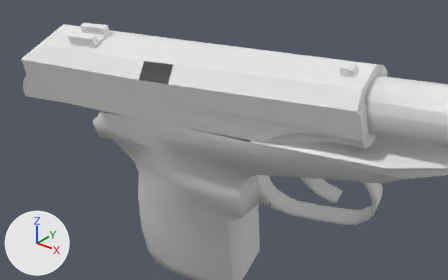
A saved change to the OBJ model Vertex_Animation_Compiler/Assets/Makarov_Pistol_Reload194.obj.
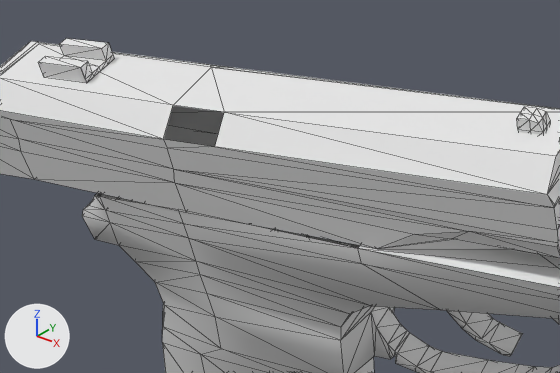
There are two pictures of each version: one whole from a camera (50 mm lens) standing at (0.5005, -0.2738, 0.0263) and looking at (0.3846, -0.129, -0.0634), one close up on the part from 10% to 81% of the width and 0% to 76% of the height. Every picture has the same lights, and +X, +Y and +Z are marked at lower left. The close-ups show mesh edges as thin lines. Where no turn or scale is listed for an object, it has been applied to the vertices.

Names of what the first close-up shows: 'Rest_of_the_gun_Sphere', 'Top_Slider_Sphere.001'.
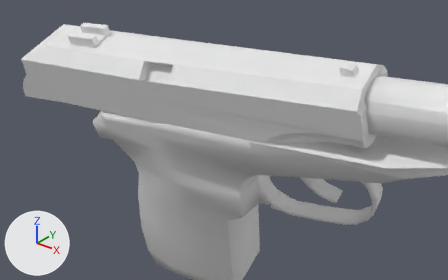
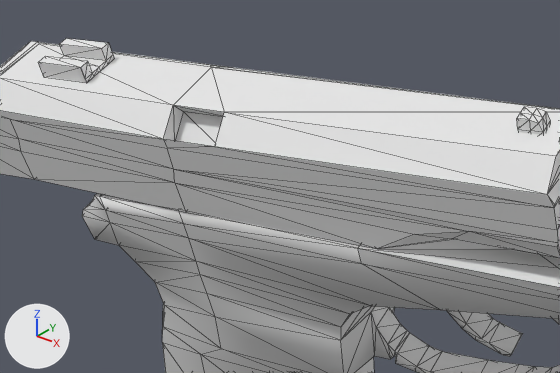
The edits, one by one:
me_rest_of_the_gun_sphere has 272 vertices, 519 faces and spans x 0.322..0.473, y -0.138..-0.081, z -0.152..-0.033.
me_rest_of_the_gun_sphere is used by ob_rest_of_the_gun_sphere; location (0.0, 0.0, 0.0).
Verts and faces of me_rest_of_the_gun_sphere; kept vertices keep their numbers, new ones are numbered from 272.
Before the commit, vertices of me_rest_of_the_gun_sphere: 164 (0.392, -0.106, -0.053), 166 (0.333, -0.138, -0.064) at pixel (94, 195), 175 (0.335, -0.138, -0.064) at pixel (99, 196), 178 (0.395, -0.13, -0.061) at pixel (357, 248), 179 (0.355, -0.135, -0.062) at pixel (178, 209).
Before the commit, vertices of me_rest_of_the_gun_sphere: 180 (0.331, -0.114, -0.056), 181 (0.352, -0.111, -0.055), 183 (0.33, -0.114, -0.057).
Part 1, on me_rest_of_the_gun_sphere:
New faces: (164, 181, 179), (175, 179, 181), (166, 175, 183), (164, 179, 178), (175, 181, 180), (175, 180, 183).
me_top_slider_sphere_001 is used by ob_top_slider_sphere_001; location (0.0, 0.0, 0.0).
me_top_slider_sphere_001 had 127 vertices, 227 faces and spanned x 0.2911..0.4326, y -0.1479..-0.1047, z -0.066..-0.0307.
me_top_slider_sphere_001 now has 131 vertices, 237 faces and spans x 0.2911..0.4326, y -0.1479..-0.1047, z -0.066..-0.0307.
Part 2, on me_top_slider_sphere_001:
4 vertices are added at (0.369, -0.1356, -0.0467), (0.3574, -0.1374, -0.0474), (0.3682, -0.132, -0.0412), (0.3566, -0.1336, -0.0419).
10 new faces join them.

What differs and where, as boxes [x1, y1, x2, y2] in the close-ups (560 x 373 px):
part 1 of me_rest_of_the_gun_sphere, added
    after: [95, 193, 360, 248]
part 2 of me_top_slider_sphere_001, added
    after: [163, 105, 224, 147]
